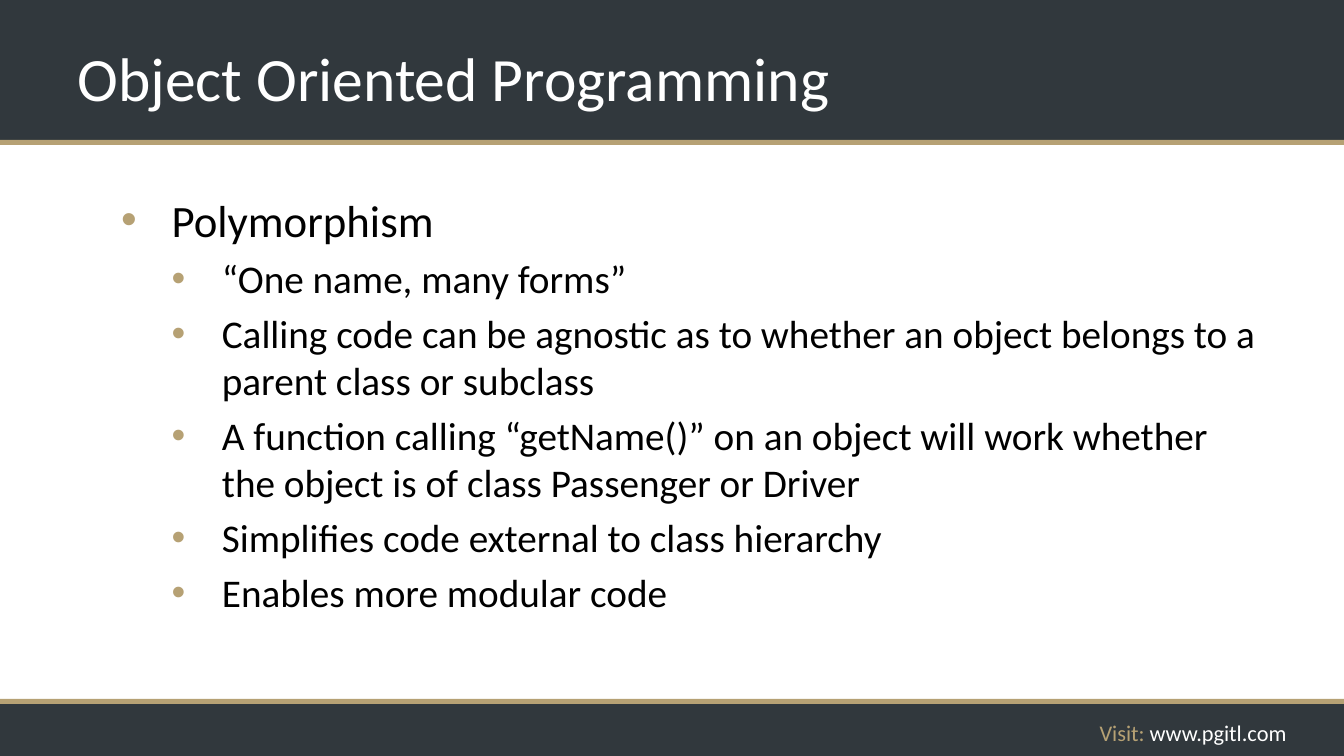
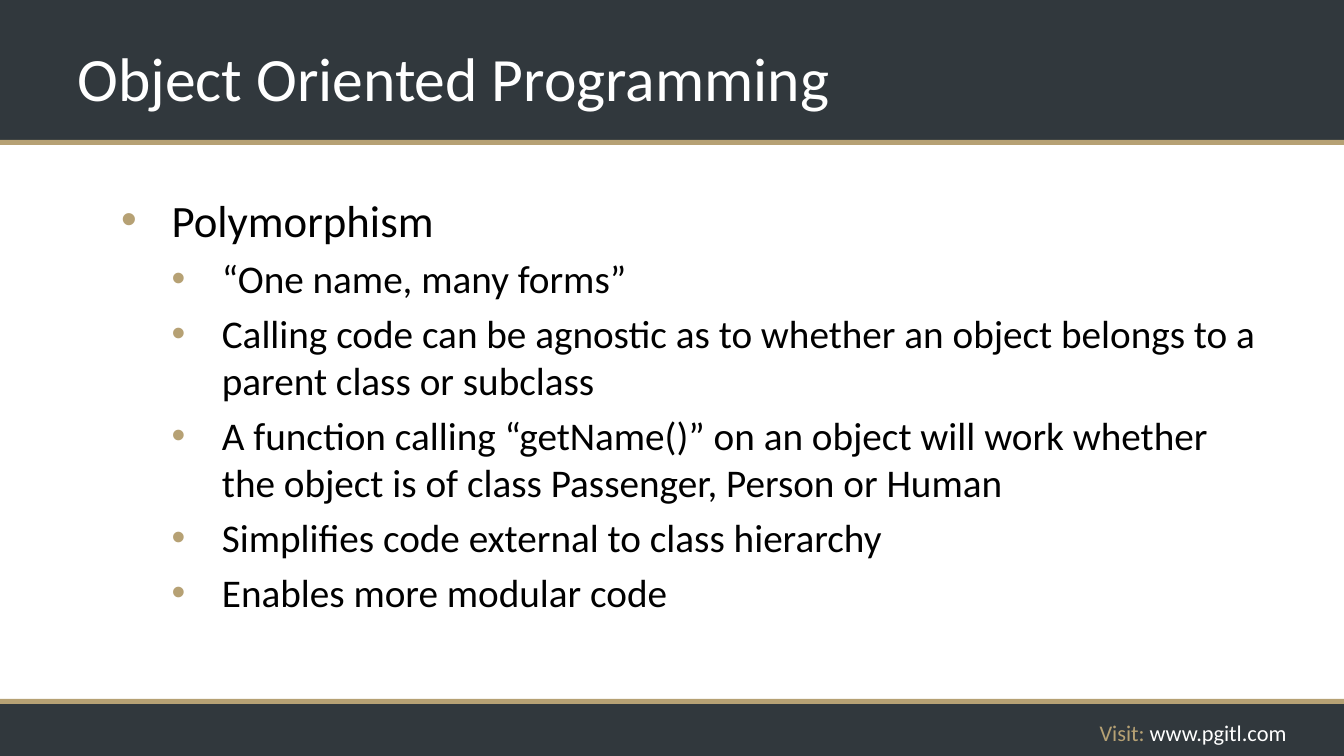
Before and after one commit to rikkouri/project-a, a slide deck: slide 214 of Programming Foundations.pptx (slide 213 before the commit). Drawn at 1344x756 pixels with LibreOffice and Linux fonts; fonts in the diff are those of the drawing; background and template pictures are left out. Boxes give left, top, right and bottom in pixels: in the first picture for what was removed or moved away, otherwise in the second. Text is boxed around its words. In the diff, an @@ line names an element or a change of style, - is before the commit and + after.

```diff
--- a/Programming Foundations.pptx
+++ b/Programming Foundations.pptx
@@ text at <box>222,421,1208,504</box>: text changed @@
-  • A function calling “getName()” on an object will work whether the object is of class Passenger or Driver
+  • A function calling “getName()” on an object will work whether the object is of class Passenger, Person or Human
```
Also in this commit, not shown: 2 other slides changed, 1 slide added, 4 other files.
